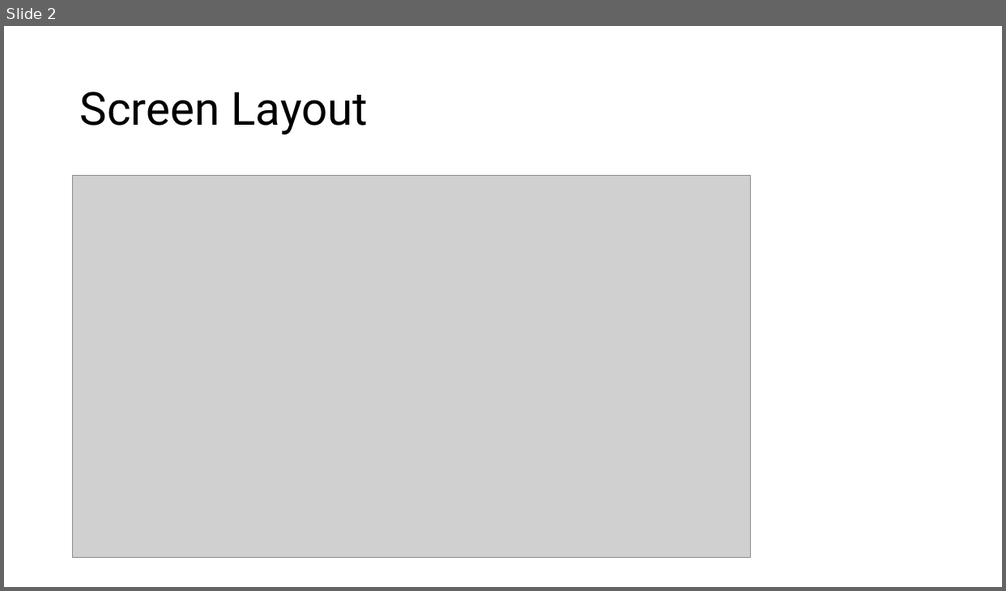
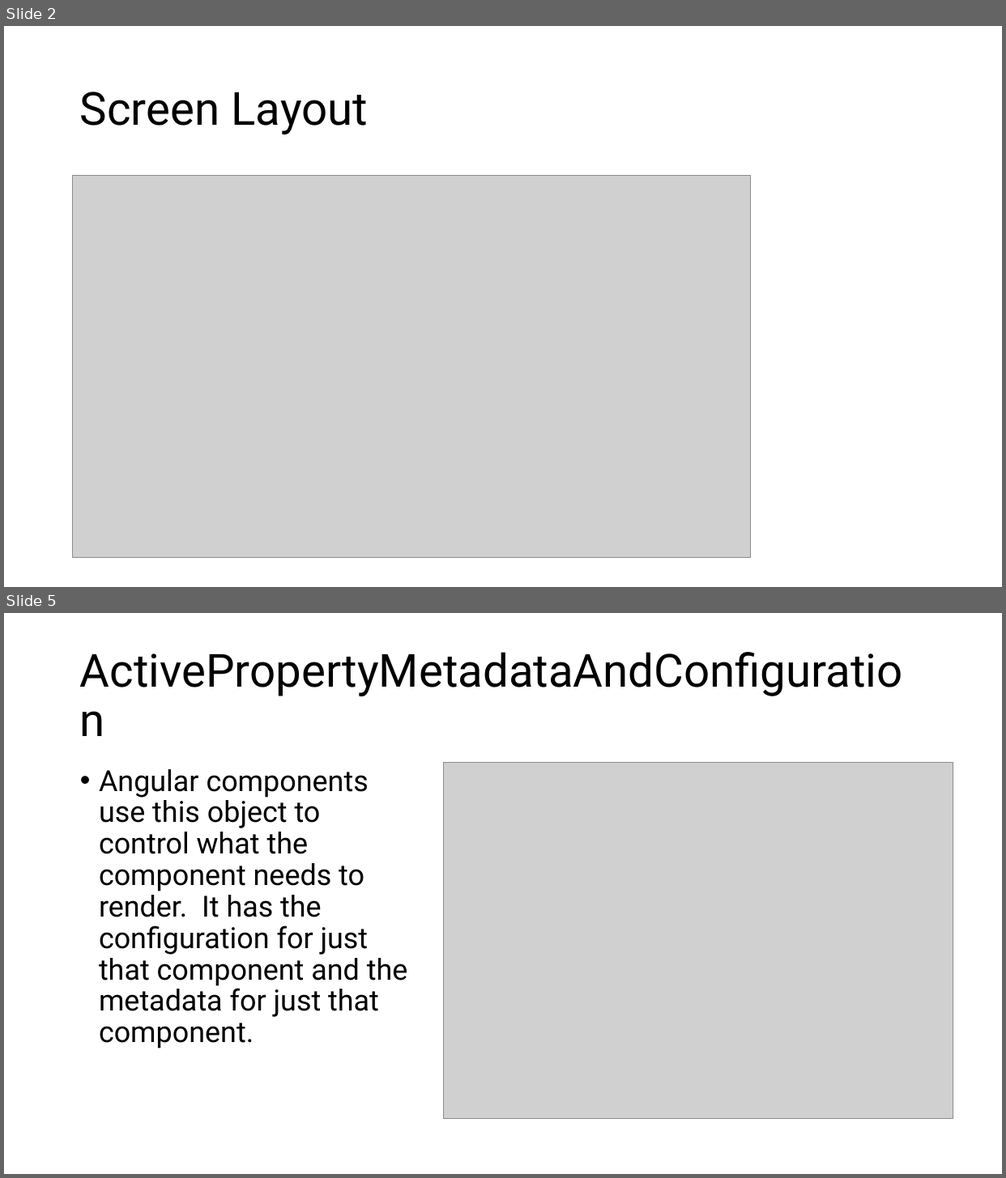
Before and after one commit to marcjohnston/AngbandOS, a slide deck: Documents/Game Designer.pptx. Shown one above the other, each under a label of ours: slide 2 before the commit, slides 2 and 5 after it; the slides between them are not shown. The pictures are 1006x591 and 1006x1178 pixels, drawn with LibreOffice and Linux fonts; fonts in the diff are those of the drawing; grey boxes stand for pictures. Boxes give left, top, right and bottom in pixels: in the first picture for what was removed or moved away, otherwise in the second. Text is boxed around its words. In the diff, an @@ line names an element or a change of style, - is before the commit and + after.

```diff
--- a/Documents/Game Designer.pptx
+++ b/Documents/Game Designer.pptx
@@ slide 5 added at (4,613,1002,1174), background #FFFFFF @@
@@ title added at (73,643,934,752), 44 pt, text #000000 @@
+ActivePropertyMetadataAndConfiguration
@@ text added at (99,769,408,1049), 28 pt, text #000000 @@
+• Angular components use this object to control what the component needs to render. It has the configuration for just that component and the metadata for just that component.
@@ picture added at (444,763,953,1119) @@
```
Also in this commit, not shown: 7 other slides added, 1 slide removed, 1 other file.
